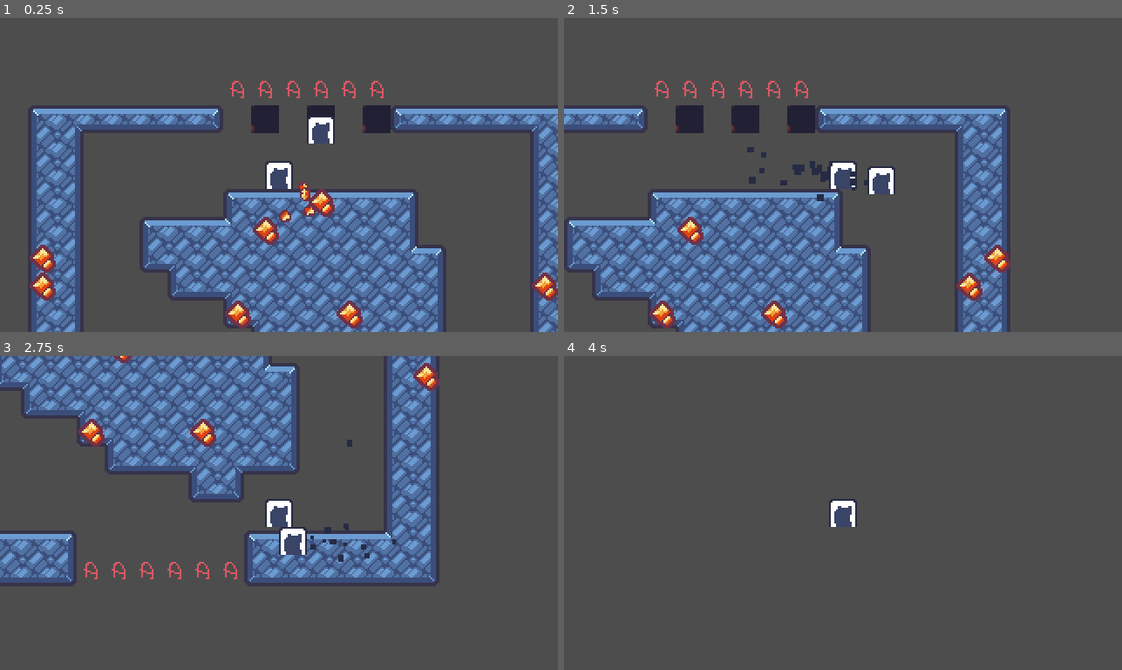
Above: before the commit, frames 1-4 (two rows, left to right).
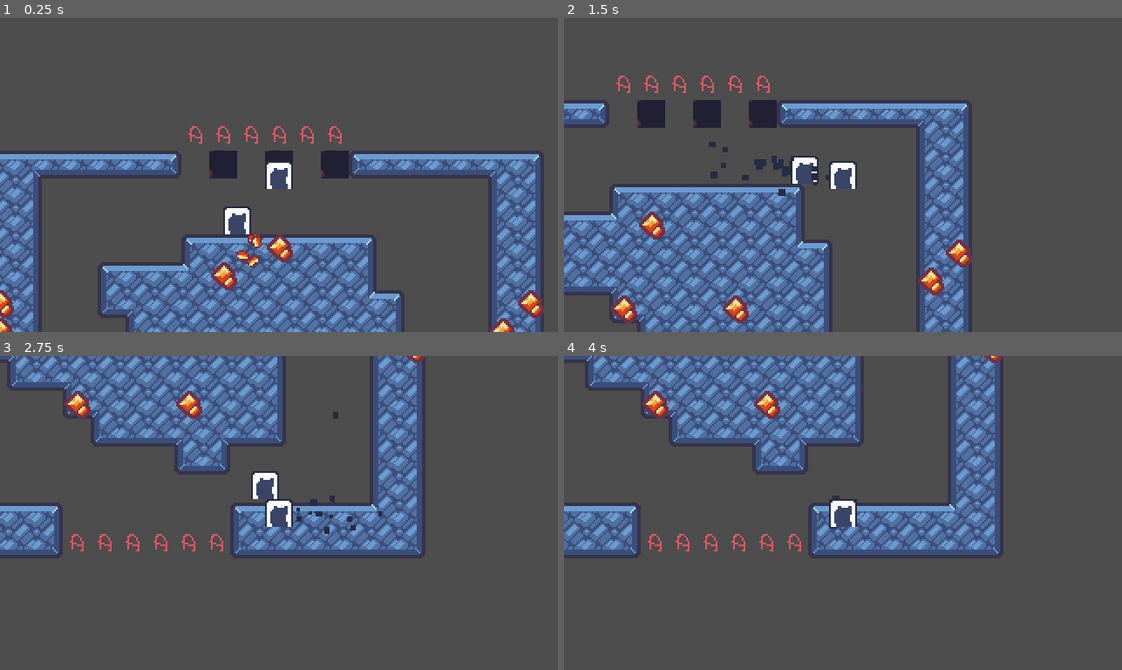
Above: after the commit, the same moments.

Repository: Ninesliced/ludumdare-57
Game: Godot game, scene res://scenes/main.tscn
Two runs of this game, one before a commit and one after it. Both use one fixed random seed, a clock stepped at 60 frames per second and the inputs below. The engine's default icon, where the game draws it, is replaced by a stand-in: a white triangle on a blue panel in a dark square.
Inputs:
- Up to frame 1 (0.25 s): no input
- Up to frame 2 (1.5 s): hold D (right) from 0.53 s (still down); tap J (burrow) at 0.6, 1.35 s; tap Space (jump) at 0.77 s
- Up to frame 3 (2.75 s): tap Space (jump) at 1.52 s; release D (right) at 2.03 s; hold A (left) from 2.03 s (still down); tap J (burrow) at 2.1 s
- Up to frame 4 (4 s): release A (left) at 2.78 s; hold D (right) from 2.78 s (still down); tap J (burrow) at 2.85, 3.6 s; tap Space (jump) at 3.02, 3.77 s

The runs differ from the first frame. In frame 1, 49% of the frame differs, in the area x 0-100%, y 20-100%; in frame 2, 37%; in frame 3, 31%; in frame 4, 26%.

Commit message:
FIx camera and player

Diff:
--- a/scenes/entities/ores/ore.tscn
+++ b/scenes/entities/ores/ore.tscn
@@ -21,7 +21,7 @@
 }]
 
 [sub_resource type="CircleShape2D" id="CircleShape2D_3ggmv"]
-radius = 13.0384
+radius = 9.05539
 
 [node name="Ore" type="Node2D"]
 script = ExtResource("1_goj4l")
--- a/scenes/entities/player/player.tscn
+++ b/scenes/entities/player/player.tscn
@@ -76,5 +76,7 @@
 vframes = 10
 frame = 4
 
+[node name="Camera" type="Camera2D" parent="."]
+
 [connection signal="body_entered" from="GroundedDetector" to="GroundedDetector" method="_on_body_entered"]
 [connection signal="body_exited" from="GroundedDetector" to="GroundedDetector" method="_on_body_exited"]
--- a/scenes/goyo_scene.tscn
+++ b/scenes/goyo_scene.tscn
@@ -13,3 +13,7 @@
 position = Vector2(39, 125)
 
 [node name="Camera2D" type="Camera2D" parent="Player"]
+position_smoothing_enabled = true
+drag_horizontal_enabled = true
+drag_left_margin = 0.0
+drag_right_margin = 0.0
--- a/scenes/map/layer/main_layer.tscn
+++ b/scenes/map/layer/main_layer.tscn
@@ -15,5 +15,3 @@
 
 [node name="Player" parent="." instance=ExtResource("2_aq1i1")]
 position = Vector2(144, 38)
-
-[node name="Camera2D" type="Camera2D" parent="Player"]
Not shown: 1 places in scenes/map/arkan_scene.tscn that only renumber resources
